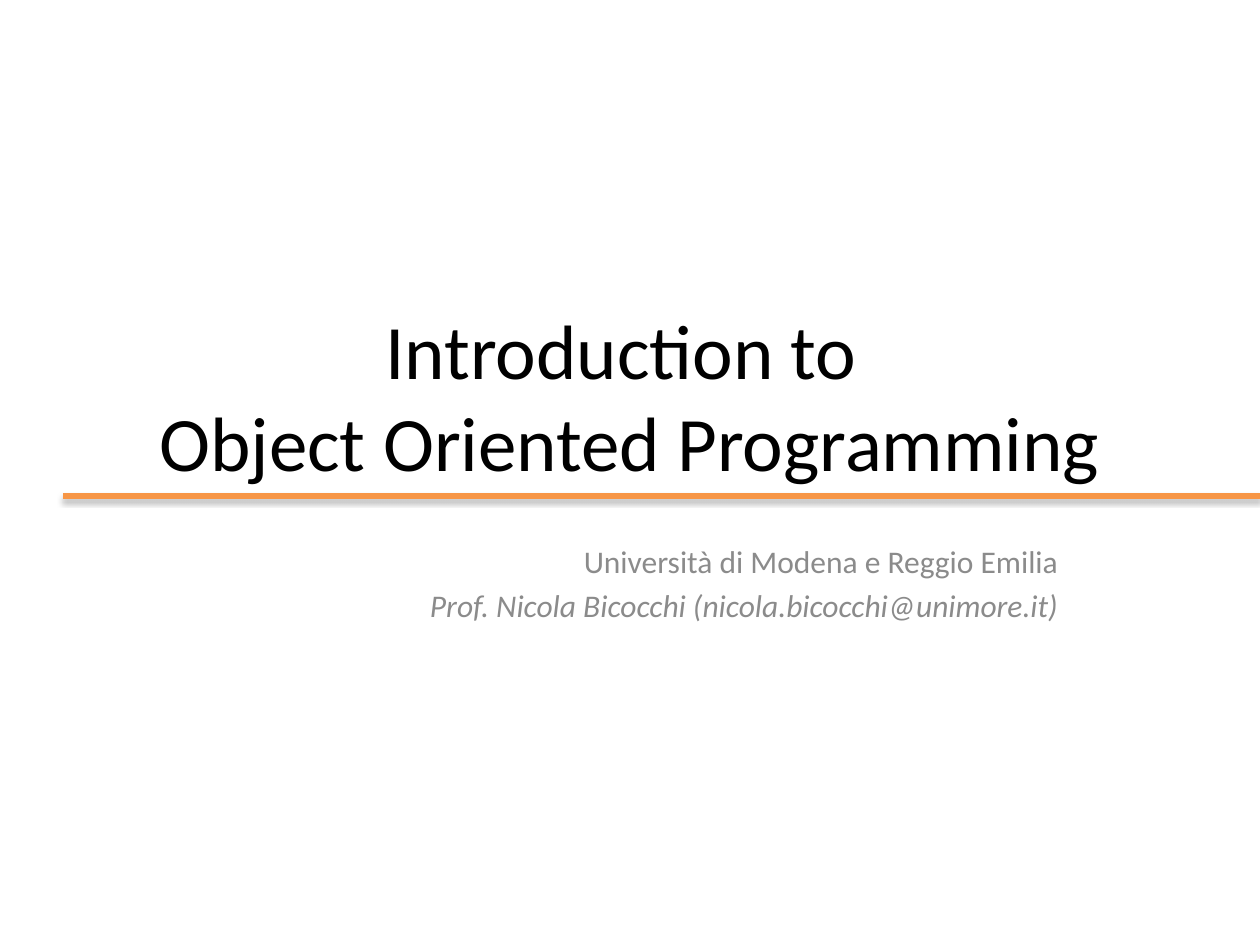
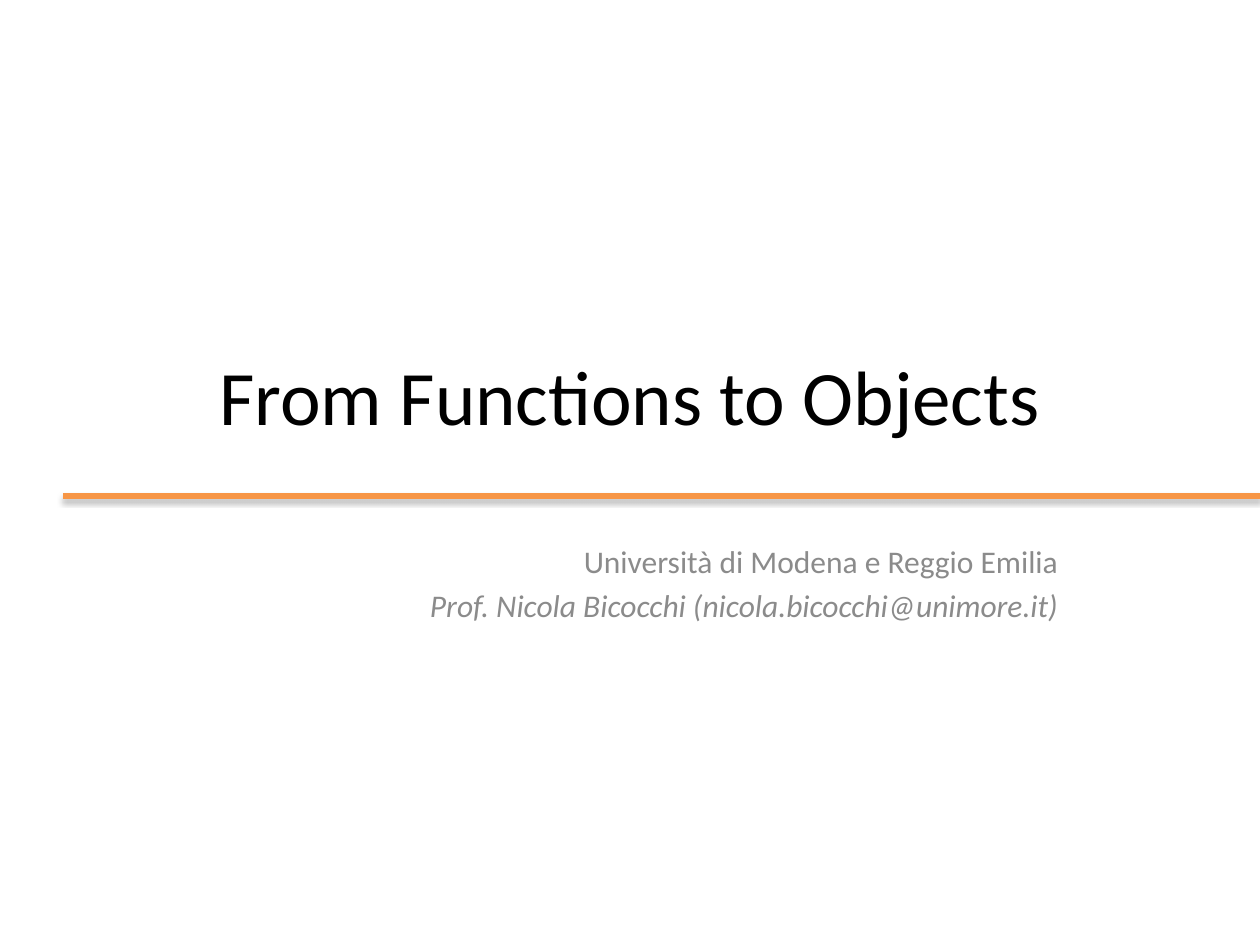
Before and after one commit to plctechnician/ooprogramming, a slide deck: slide 1 of java/slides/ppt/01 - Java From Functions to Objects.pptx. Drawn at 1260x945 pixels with LibreOffice and Linux fonts; fonts in the diff are those of the drawing; background and template pictures are left out. Boxes give left, top, right and bottom in pixels: in the first picture for what was removed or moved away, otherwise in the second. Text is boxed around its words. In the diff, an @@ line names an element or a change of style, - is before the commit and + after.

```diff
--- a/java/slides/ppt/01 - Java From Functions to Objects.pptx
+++ b/java/slides/ppt/01 - Java From Functions to Objects.pptx
@@ title at (x1=219, y1=371, x2=1039, y2=439): text changed @@
-Introduction to
-Object Oriented Programming
+From Functions to Objects
```
Also in this commit, not shown: 1 other file.
